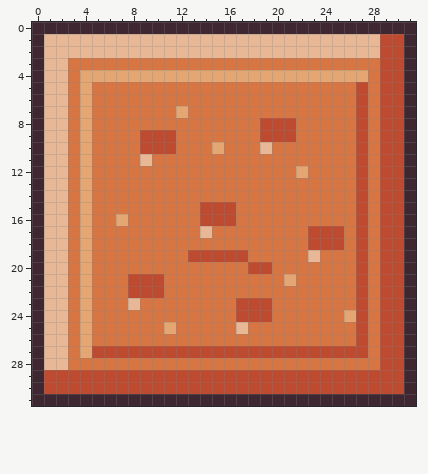
Pixel-art file, stored at art-src/aseprite/block_clay.aseprite. The picture above is the old version.
32x32 pixels, 1 frame.
After the commit:
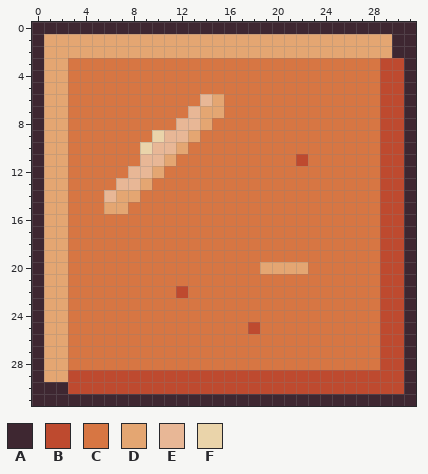
Palette (. is transparent): A #3e2731  B #be4a2f  C #d77643  D #e4a672  E #e8b796  F #ead4aa
From old to new:
y 1..2: x 1..30 EEEEEEEEEEEEEEEEEEEEEEEEEEEEBB -> DDDDDDDDDDDDDDDDDDDDDDDDDDDDDA
y 3: x 1..2 EE -> DD
y 4: x 1..2 EE -> DD; x 4..27 DDDDDDDDDDDDDDDDDDDDDDDD -> CCCCCCCCCCCCCCCCCCCCCCCC
y 5: x 1..2 EE -> DD; x 4 D -> C; x 27 B -> C
y 6: x 1..2 EE -> DD; x 4 D -> C; x 14..15 CC -> ED; x 27 B -> C
y 7: x 1..2 EE -> DD; x 4 D -> C; x 12..15 DCCC -> CEDD; x 27 B -> C
y 8: x 1..2 EE -> DD; x 4 D -> C; x 12..14 CCC -> EED; x 19..21 BBB -> CCC; x 27 B -> C
y 9: x 1..2 EE -> DD; x 4 D -> C; x 9..13 BBBCC -> CFEED; x 19..21 BBB -> CCC; x 27 B -> C
y 10: x 1..2 EE -> DD; x 4 D -> C; x 9..12 BBBC -> FEED; x 15 D -> C; x 19 E -> C; x 27 B -> C
y 11: x 1..2 EE -> DD; x 4 D -> C; x 10..11 CC -> ED; x 22 C -> B; x 27 B -> C
y 12: x 1..2 EE -> DD; x 4 D -> C; x 8..10 CCC -> EED; x 22 D -> C; x 27 B -> C
y 13: x 1..2 EE -> DD; x 4 D -> C; x 7..9 CCC -> EED; x 27 B -> C
y 14: x 1..2 EE -> DD; x 4 D -> C; x 6..8 CCC -> EDD; x 27 B -> C
y 15: x 1..2 EE -> DD; x 4 D -> C; x 6..7 CC -> DD; x 14..16 BBB -> CCC; x 27 B -> C
y 16: x 1..2 EE -> DD; x 4 D -> C; x 7 D -> C; x 14..16 BBB -> CCC; x 27 B -> C
y 17: x 1..2 EE -> DD; x 4 D -> C; x 14 E -> C; x 23..25 BBB -> CCC; x 27 B -> C
y 18: x 1..2 EE -> DD; x 4 D -> C; x 23..25 BBB -> CCC; x 27 B -> C
y 19: x 1..2 EE -> DD; x 4 D -> C; x 13..17 BBBBB -> CCCCC; x 23 E -> C; x 27 B -> C
y 20: x 1..2 EE -> DD; x 4 D -> C; x 18..22 BBCCC -> CDDDD; x 27 B -> C
y 21: x 1..2 EE -> DD; x 4 D -> C; x 8..10 BBB -> CCC; x 21 D -> C; x 27 B -> C
y 22: x 1..2 EE -> DD; x 4 D -> C; x 8..10 BBB -> CCC; x 12 C -> B; x 27 B -> C
y 23: x 1..2 EE -> DD; x 4 D -> C; x 8 E -> C; x 17..19 BBB -> CCC; x 27 B -> C
y 24: x 1..2 EE -> DD; x 4 D -> C; x 17..19 BBB -> CCC; x 26..27 DB -> CC
y 25: x 1..2 EE -> DD; x 4 D -> C; x 11 D -> C; x 17..18 EC -> CB; x 27 B -> C
y 26: x 1..2 EE -> DD; x 4 D -> C; x 27 B -> C
y 27: x 1..2 EE -> DD; x 4..27 DBBBBBBBBBBBBBBBBBBBBBBB -> CCCCCCCCCCCCCCCCCCCCCCCC
y 28: x 1..2 EE -> DD
y 29: x 1..2 BB -> DD
y 30: x 1..2 BB -> AA
Where, in picture pixels (left, top, right, bottom), the same in both pictures:
changed: (44, 34, 404, 394)
